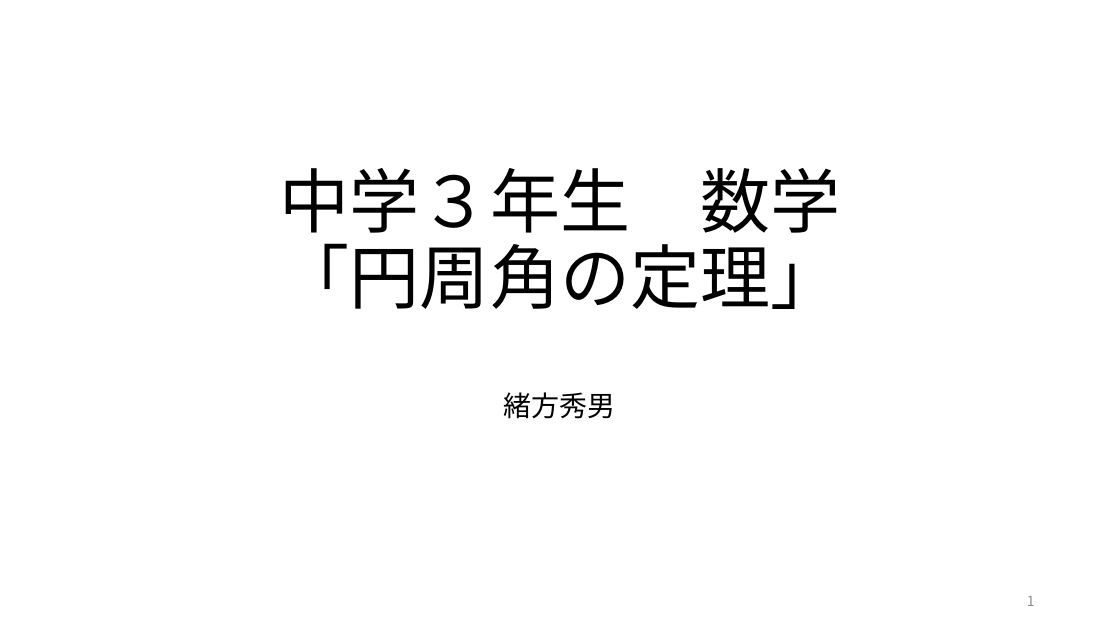
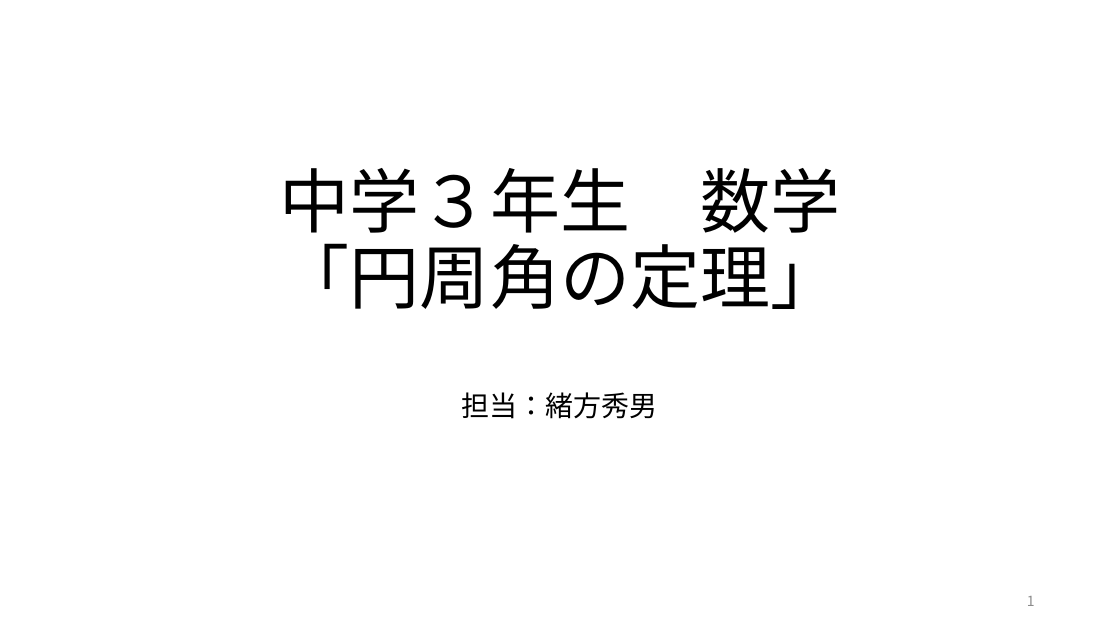
Before and after one commit to ogata222/ogata222.github.io, a slide deck: slide 1 of 円周角の定理_発表会用授業イメージ説明.pptx. Drawn at 1120x630 pixels with LibreOffice and Linux fonts; fonts in the diff are those of the drawing. Boxes give left, top, right and bottom in pixels: in the first picture for what was removed or moved away, otherwise in the second. Text is boxed around its words. In the diff, an @@ line names an element or a change of style, - is before the commit and + after.

```diff
--- a/円周角の定理_発表会用授業イメージ説明.pptx
+++ b/円周角の定理_発表会用授業イメージ説明.pptx
@@ subtitle at [462,392,658,419]: text changed @@
-緒方秀男
+担当：緒方秀男
```
Also in this commit, not shown: 2 other slides changed, 16 slides added, 4 slides removed.
